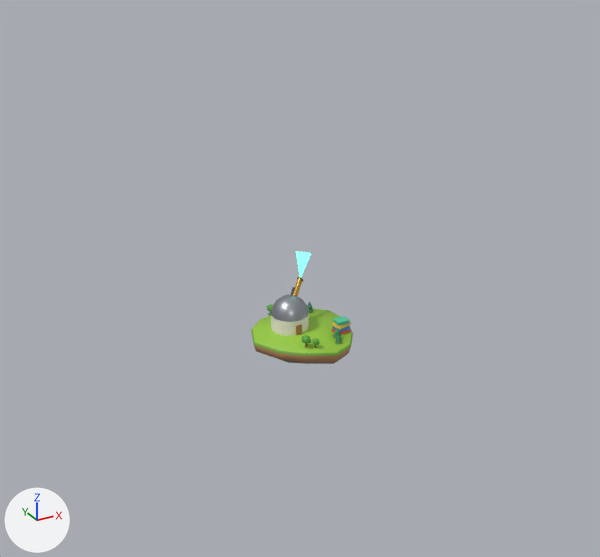
Two versions of the glTF model docs/assets/pals/worlds/research-data-agents.glb, one commit apart.
Both versions are drawn from a 50 mm camera at (-1.27, -2.34, 1.53) aimed at (-0.03, -0.08, 0.41). Every picture has the same lights, and +X, +Y and +Z are marked at lower left. The first picture is the older version.

Before the edit, the objects in view are built like this:
```python
ob_dome = bpy.data.objects.new('dome', None)
ob_dome.parent = ob_isle_centre
ob_dome.location = (-0.08, 0.08, 0.133)
ob_dome.rotation_euler = (0.0, 0.0, 0.175)  # degrees (0, 0, 10)
ob_dome_001 = bpy.data.objects.new('dome.001', me_dome)
ob_dome_001.parent = ob_dome
ob_dome_001.location = (0.0793, 0.0261, 0.219)
ob_dome_001.scale = (0.229, 0.229, 0.229)
ob_isle_centre_001 = bpy.data.objects.new('isle_centre.001', me_isle_centre)
ob_isle_centre_001.parent = ob_isle_centre
ob_isle_centre_001.location = (-0.0174, -0.0263, -0.0488)
ob_isle_centre_001.scale = (0.426, 0.426, 0.426)
ob_isle_chart_001 = bpy.data.objects.new('isle_chart.001', me_isle_chart)
ob_isle_chart_001.parent = ob_isle_chart
ob_isle_chart_001.location = (0.00204, -0.013, -0.073)
ob_isle_chart_001.scale = (0.237, 0.237, 0.237)
ob_isle_stacks_001 = bpy.data.objects.new('isle_stacks.001', me_isle_stacks)
ob_isle_stacks_001.parent = ob_isle_stacks
ob_isle_stacks_001.location = (-0.011, -0.00573, -0.0683)
ob_isle_stacks_001.scale = (0.224, 0.224, 0.224)
ob_magnifier = bpy.data.objects.new('magnifier', None)
ob_magnifier.parent = ob_isle_chart
ob_magnifier.location = (0.05, -0.02, 0.206)
ob_rings = bpy.data.objects.new('rings', None)
ob_rings.parent = ob_world_research_data_agents
ob_rings.location = (0.0, 0.0, 0.012)
ob_rings.scale = (0.001, 0.001, 0.001)
ob_stars = bpy.data.objects.new('stars', None)
ob_stars.parent = ob_world_research_data_agents
ob_stars.location = (0.14, 0.18, 1.0)
ob_stars.scale = (0.001, 0.001, 0.001)
```
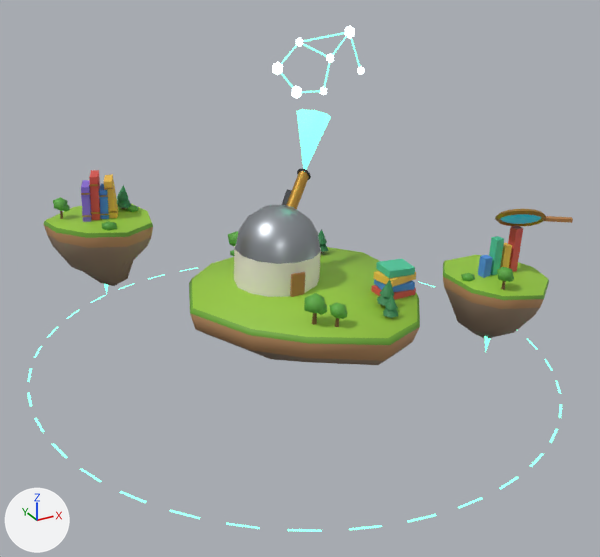
ob_rings is not drawn itself; it is the parent of ob_rings_001.
ob_stars is not drawn itself; it is the parent of ob_stars_001.
ob_magnifier is not drawn itself; it is the parent of ob_magnifier_001.
ob_dome is not drawn itself; it is the parent of ob_dome_001.

Edits to the bpy script that builds the scene:
```text
Change ob_dome:
    ob_dome.parent: ob_isle_centre -> ob_island_main
Change ob_isle_centre_001:
    ob_isle_centre_001.parent: ob_isle_centre -> ob_island_main
Change ob_magnifier:
    ob_magnifier.parent: ob_isle_chart -> ob_island_1
Change ob_isle_chart_001:
    ob_isle_chart_001.parent: ob_isle_chart -> ob_island_1
Change ob_isle_stacks_001:
    ob_isle_stacks_001.parent: ob_isle_stacks -> ob_island_2
Change ob_rings:
    ob_rings.parent: ob_world_research_data_agents -> ob_holograms
    ob_rings.scale: (0.001, 0.001, 0.001) -> (1.0, 1.0, 1.0)
Change ob_stars:
    ob_stars.parent: ob_world_research_data_agents -> ob_holograms
    ob_stars.scale: (0.001, 0.001, 0.001) -> (1.0, 1.0, 1.0)
Add ob_island_main:
    ob_island_main = bpy.data.objects.new('island_main', None)
    ob_island_main.parent = ob_stage
    ob_island_main.location = (-0.867, 0.291, 0.3)
Add ob_stage:
    ob_stage = bpy.data.objects.new('stage', None)
    ob_stage.parent = ob_world_research_data_agents
    ob_stage.location = (0.887, -0.311, 0.0)
    ob_stage.rotation_euler = (0.0143, 0.0407, 0.00029)  # degrees (0.8, 2.3, 0)
Add ob_island_2:
    ob_island_2 = bpy.data.objects.new('island_2', None)
    ob_island_2.parent = ob_stage
    ob_island_2.location = (-1.476, 0.651, 0.52)
Add ob_island_1:
    ob_island_1 = bpy.data.objects.new('island_1', None)
    ob_island_1.parent = ob_stage
    ob_island_1.location = (-0.298, -0.0295, 0.38)
Add ob_holograms:
    ob_holograms = bpy.data.objects.new('holograms', None)
    ob_holograms.parent = ob_stage
    ob_holograms.location = (-0.887, 0.311, 0.0)
```

Where the change shows, as pixel boxes (x1, y1, x2, y2) in the pictures (600 x 557 px):
'isle_centre.001', moved: before (251, 301, 353, 364); after (189, 229, 420, 365)
'isle_stacks.001', moved (not visible before): after (44, 170, 153, 294)
'isle_chart.001', moved (not visible before): after (443, 225, 549, 353)
'dome.001', moved: before (271, 251, 311, 322); after (235, 109, 331, 264)
'rings.001', moved, rescaled (not visible before): after (27, 268, 562, 532)
'stars.001', moved, rescaled (not visible before): after (272, 26, 364, 99)
'magnifier.001', moved (not visible before): after (495, 209, 573, 226)
